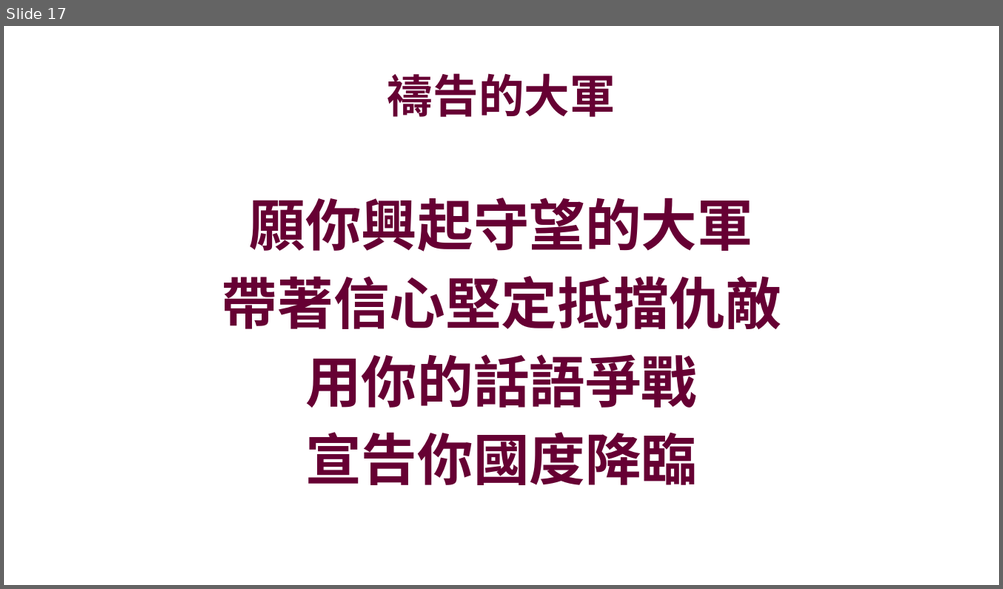
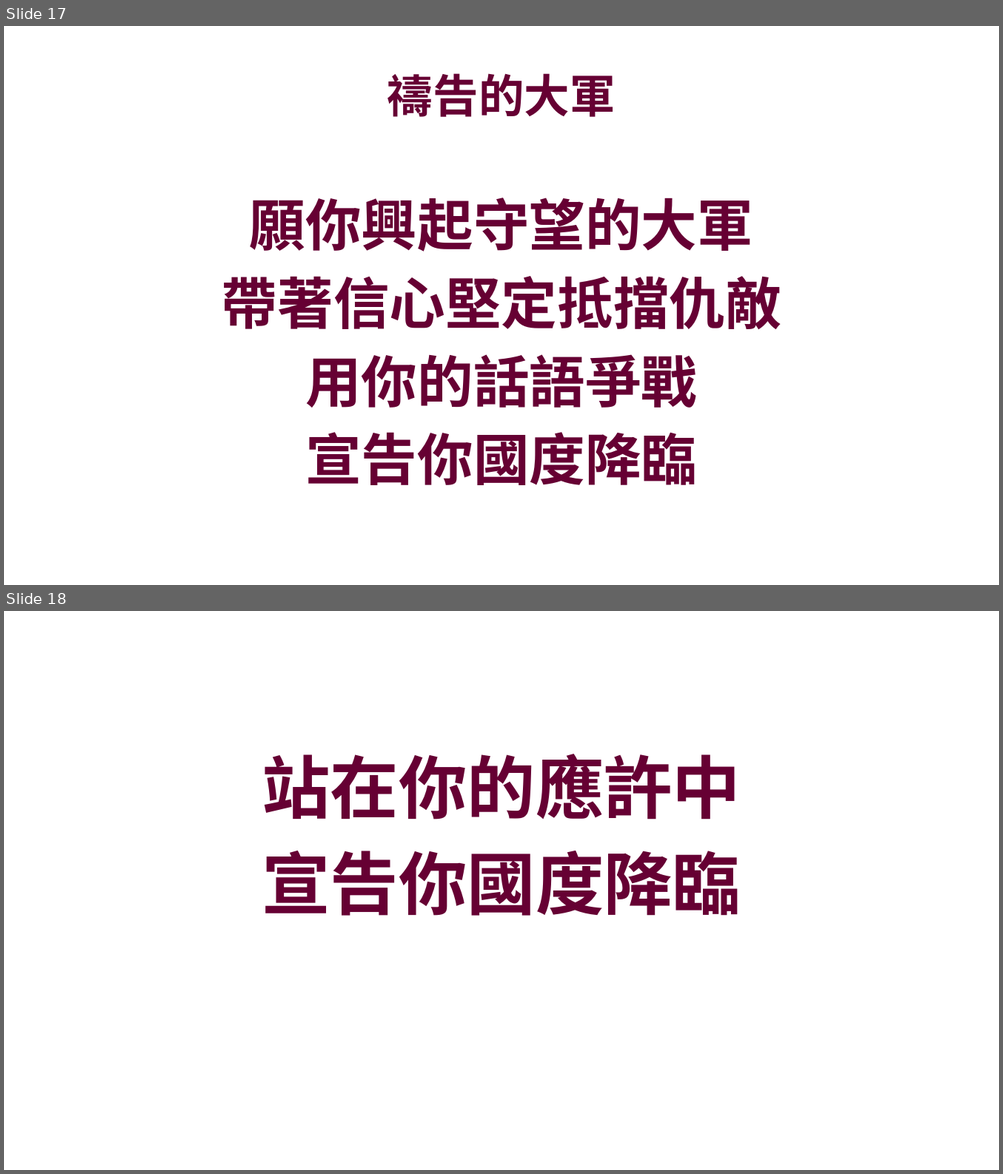
Before and after one commit to batisuoc/prayermeeting, a slide deck: 2020/9月/17-9.pptx. Shown one above the other, each under a label of ours: slide 17 before the commit, slides 17 and 18 after it. The pictures are 1003x589 and 1003x1174 pixels, drawn with LibreOffice and Linux fonts; fonts in the diff are those of the drawing; background and template pictures are left out. Boxes give left, top, right and bottom in pixels: in the first picture for what was removed or moved away, otherwise in the second. Text is boxed around its words. In the diff, an @@ line names an element or a change of style, - is before the commit and + after.

Commit message:
Update ppts

```diff
--- a/2020/9月/17-9.pptx
+++ b/2020/9月/17-9.pptx
@@ slide 18 added at (4, 611, 999, 1170), background picture (left out) @@
@@ text added at (262, 754, 741, 916), 66 pt, text #660033, bold @@
+站在你的應許中
+宣告你國度降臨
```
Also in this commit, not shown: 12 other files.
